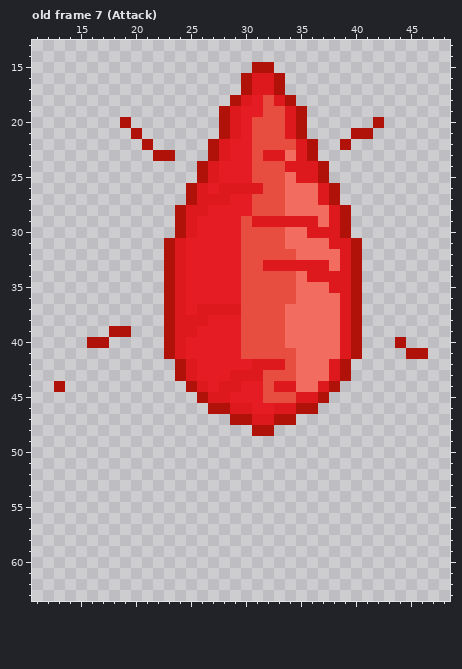
Edited in one commit: pixel-art file (Assets/Arts/Enemies/Boss/FruitKing/ATK2/LH/CarrotAttack.aseprite). That is the earlier state.
64x64 pixels, 13 frames. Shown: old frame 7 (Attack): x 11..48, y 13..63. The commit also changed other frames, which this record leaves out.
Now the later version:
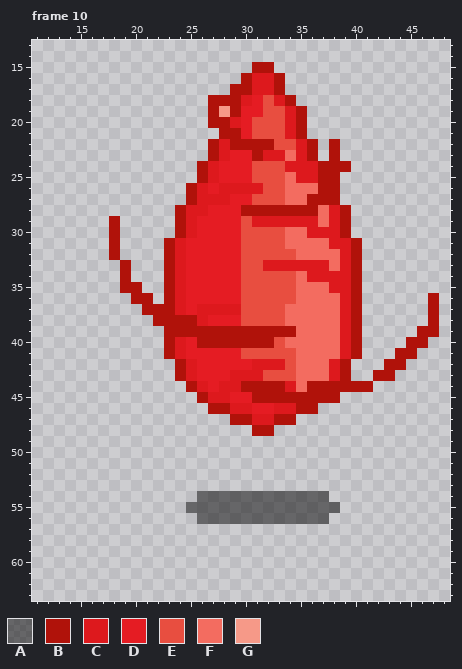
Palette (. is transparent): A #00000080  B #b0120a  C #dd191d  D #e51c23  E #e84e40  F #f36c60  G #f69988
A new or re-ordered frame is compared with the old frame closest to it.
From old to new:
layer "Explode" added
layer "Shadow" opacity 50% added
layer "Layer 1" removed
frames re-ordered
Frame 10 against old frame 7 (Attack):
y 17: x 29 . -> B
y 18: x 27..28 .. -> BB
y 19: x 27..29 .BC -> BGB
y 20: x 19 B -> .; x 27 . -> B; x 42 B -> .
y 21: x 20 B -> .; x 29 C -> B; x 40..41 BB -> ..
y 22: x 21 B -> .; x 29..32 DDEE -> BBBB; x 38..39 .B -> B.
y 23: x 22..23 BB -> ..; x 31 E -> B; x 38 . -> B
y 24: x 38..39 .. -> BB
y 25: x 38 . -> B
y 26: x 37 C -> B
y 27: x 36..37 FC -> BB
y 28: x 30..36 DEEEFFF -> BBBBBBB
y 29..32: x 18 . -> B
y 33..34: x 19 . -> B
y 35: x 19..20 .. -> BB
y 36: x 20..21 .. -> BB; x 47 . -> B
y 37: x 21..22 .. -> BB; x 47 . -> B
y 38: x 22 . -> B; x 24..25 CC -> BB; x 47 . -> B
y 39: x 18..19 BB -> ..; x 24..34 CCDDDDEEEEF -> BBBBBBBBBBB; x 46..47 .. -> BB
y 40: x 16..17 BB -> ..; x 26..32 DDDDEEE -> BBBBBBB; x 44..46 B.. -> .BB
y 41: x 44 . -> B; x 46 B -> .
y 42: x 43..44 .. -> BB
y 43: x 42..43 .. -> BB
y 44: x 13 B -> .; x 30..33 DDEC -> BBBB; x 36..37 FC -> BB; x 39..41 ... -> BBB
y 45: x 31..36 DEEECC -> BBBBBB; x 38 . -> B
y 54: x 26..37 ............ -> AAAAAAAAAAAA
y 55: x 25..38 .............. -> AAAAAAAAAAAAAA
y 56: x 26..37 ............ -> AAAAAAAAAAAA
Boxes around the changes in both pictures, in picture pixels (x1, y1, x2, y2):
changed: (120, 84, 384, 216)
changed: (54, 216, 439, 403)
added: (186, 491, 340, 524)
